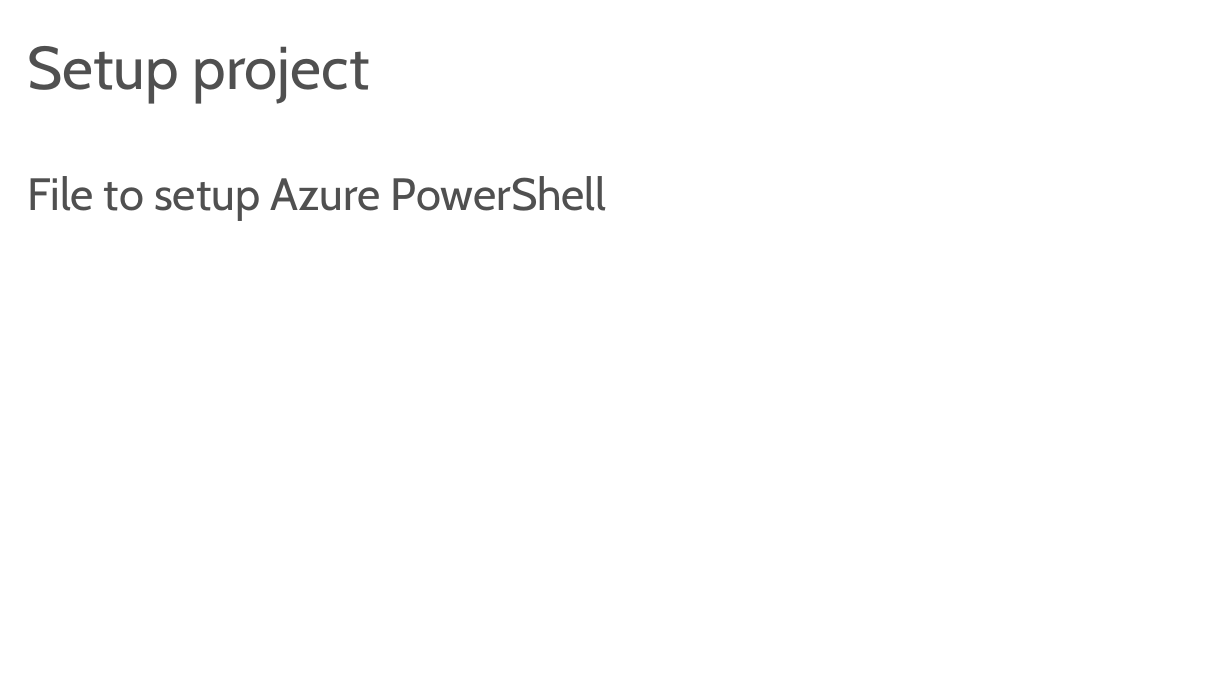
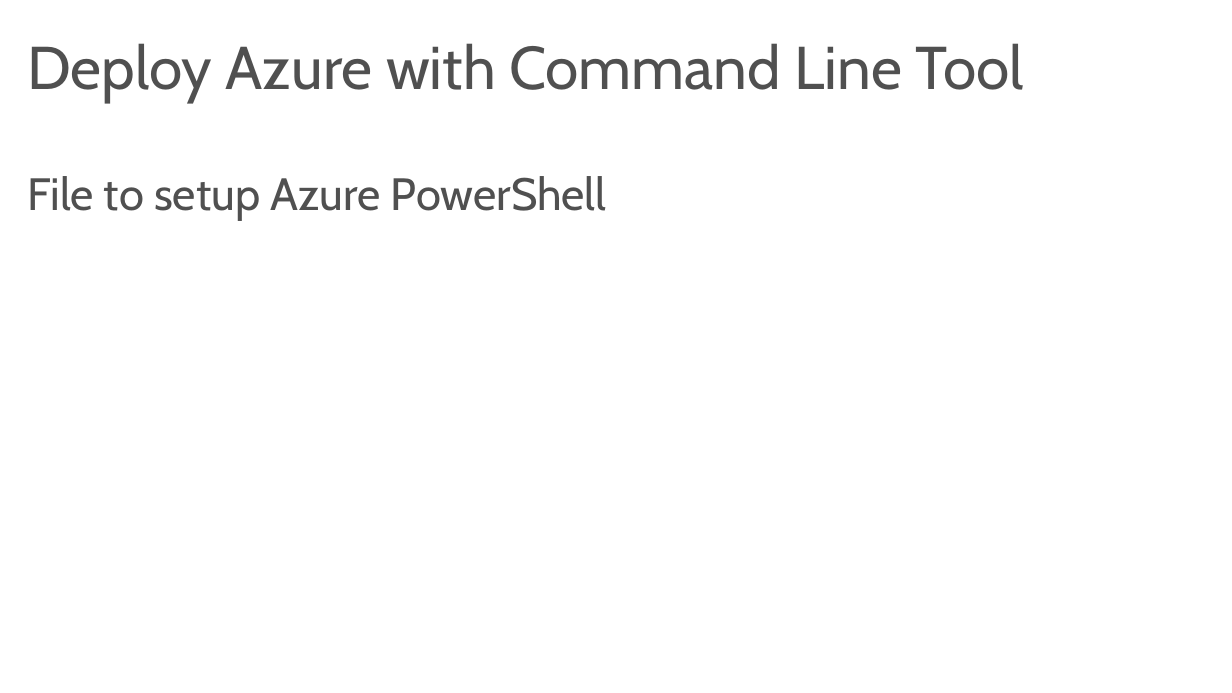
Before and after one commit to codesanook/PageFeedback, a slide deck: slide 29 of Azure Cloud Service Deployment.pptx (slide 28 before the commit). Drawn at 1232x693 pixels with LibreOffice and Linux fonts; fonts in the diff are those of the drawing. Boxes give left, top, right and bottom in pixels: in the first picture for what was removed or moved away, otherwise in the second. Text is boxed around its words. In the diff, an @@ line names an element or a change of style, - is before the commit and + after.

```diff
--- a/Azure Cloud Service Deployment.pptx
+++ b/Azure Cloud Service Deployment.pptx
@@ title at (27, 43, 1024, 103): text changed @@
-Setup project
+Deploy Azure with Command Line Tool
```
Also in this commit, not shown: 6 other slides changed, 11 slides added, 10 slides removed.
